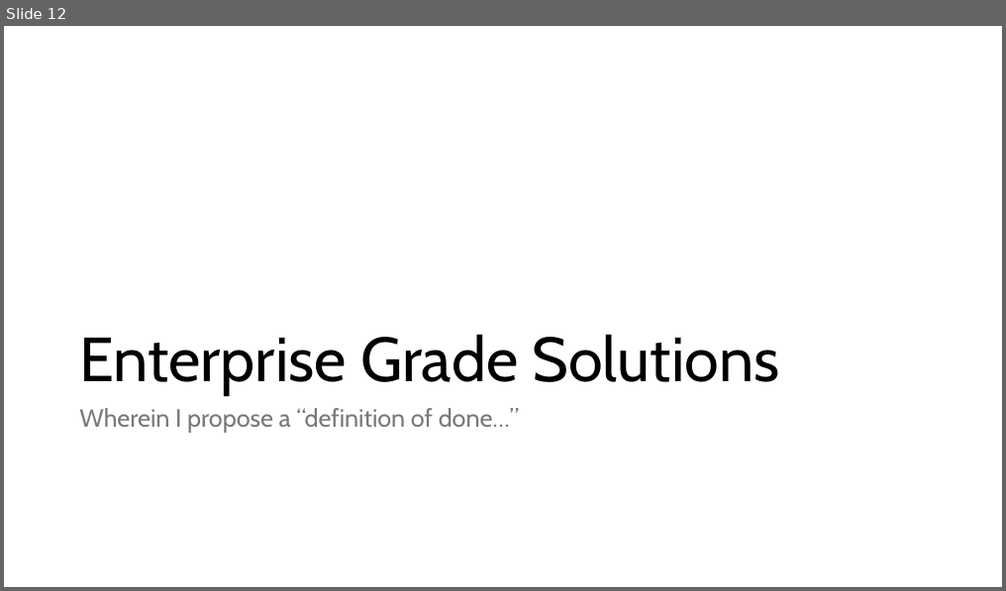
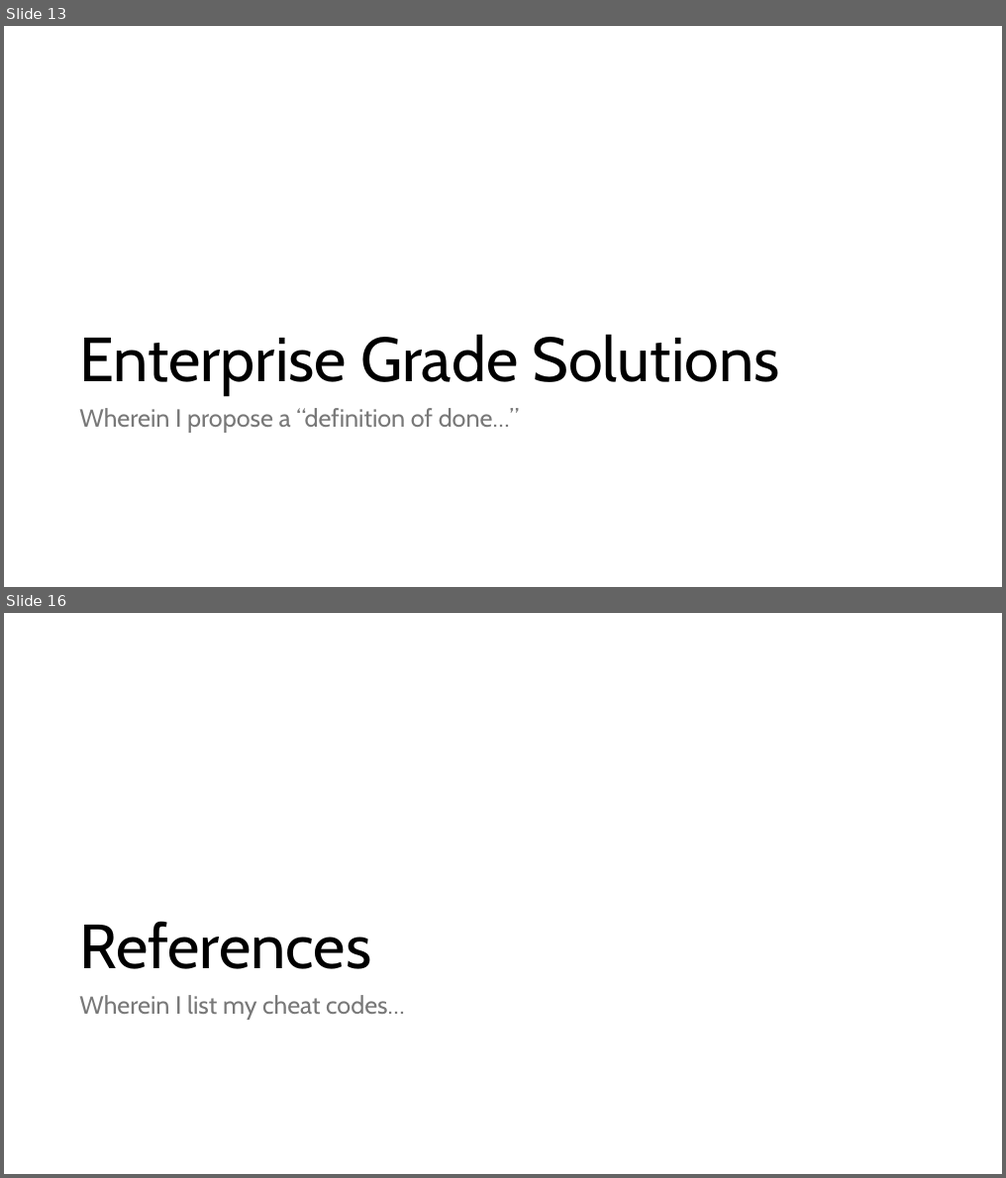
Before and after one commit to ericburcham/cloud-patterns-and-practices, a slide deck: Presentation.pptx. Shown one above the other, each under a label of ours: slide 12 before the commit, slides 13 and 16 after it; the slides between them are not shown. The pictures are 1006x591 and 1006x1178 pixels, drawn with LibreOffice and Linux fonts; fonts in the diff are those of the drawing. Boxes give left, top, right and bottom in pixels: in the first picture for what was removed or moved away, otherwise in the second. Text is boxed around its words. In the diff, an @@ line names an element or a change of style, - is before the commit and + after.

```diff
--- a/Presentation.pptx
+++ b/Presentation.pptx
@@ slide 16 added at bbox=[4, 613, 1002, 1174], background #FFFFFF @@
@@ title added at bbox=[79, 921, 371, 969], 60 pt, text #000000 @@
+References
@@ text added at bbox=[79, 995, 404, 1020], 24 pt, text #797979 @@
+Wherein I list my cheat codes…
@@ what was slide 12 is now slide 13 @@
```
Also in this commit, not shown: 3 other slides added.
